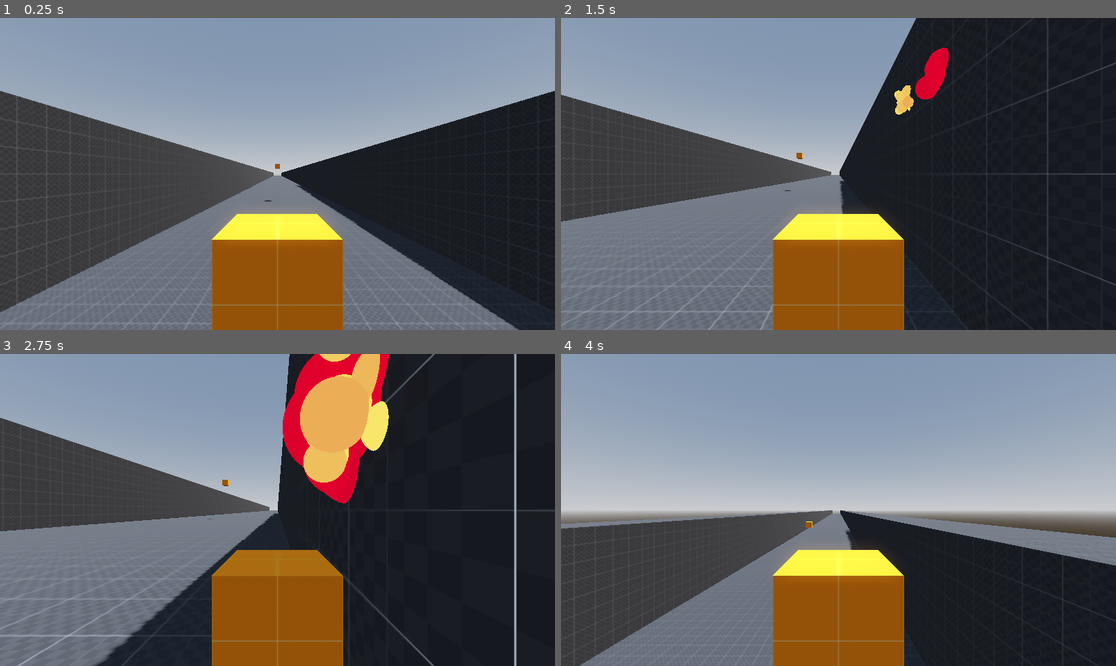
Above: before the commit, frames 1-4 (two rows, left to right).
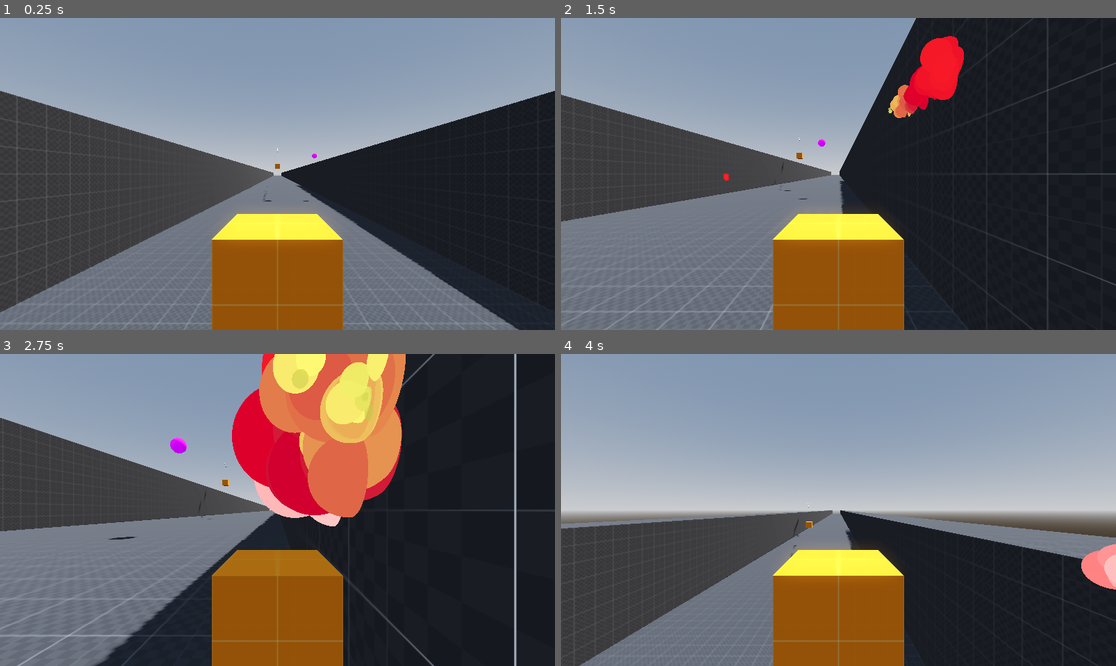
Above: after the commit, the same moments.

Repository: DrOtter3000/vfursquadron
Game: Godot game, scene res://levels/sandbox.tscn
Same seed, same stepped clock (60 frames per second), same inputs: the game is played once before the commit and once after it.
Inputs (mouse positions are in pixels of both pictures, inside the frame that each line leads up to):
- Up to frame 1 (0.25 s): no input
- Up to frame 2 (1.5 s): move the mouse to (960, 158) at 0.52 s; press the mouse at (960, 158) at 0.53 s; hold D (right) 0.53-1.28 s; move the mouse to (727, 189) at 1.27 s; release the mouse at (727, 189) at 1.28 s; hold S (down) from 1.28 s (still down); tap Space (boost) at 1.35 s
- Up to frame 3 (2.75 s): click (166, 525) at 1.55 s; move the mouse to (333, 441) at 2.02 s; release S (down) at 2.03 s; press the mouse at (333, 441) at 2.03 s; hold D (right) from 2.03 s (still down)
- Up to frame 4 (4 s): move the mouse to (810, 572) at 2.77 s; release D (right) at 2.78 s; release the mouse at (810, 572) at 2.78 s; hold W (up) 2.78-3.53 s; click (810, 572) at 2.85 s; move the mouse to (1005, 556) at 3.52 s; hold A (left) from 3.53 s (still down); hold Space (boost) from 3.53 s (still down); click (1005, 556) at 3.8 s

The runs differ from the first frame. In frame 1, less than 0.1% of the frame differs, in the area x 47-58%, y 41-59%; in frame 2, 1.5%; in frame 3, 13%, in the area x 19-74%, y 0-60%; in frame 4, 0.7%.

Commit message:
add projectile

Diff:
--- a/enemies/enemy.gd
+++ b/enemies/enemy.gd
@@ -2,16 +2,30 @@
 extends CharacterBody3D
 
 @export var max_hitpoints := 3
+@export var range := 500
 
 var hitpoints
+var player_model
+
+@onready var player_raycast: RayCast3D = $PlayerRaycast
+
 
 func _ready() -> void:
 	hitpoints = max_hitpoints
+	player_model = get_tree().get_first_node_in_group("PlayerModel")
 
-func take_damage(value):
+func _process(delta: float) -> void:
+	look_for_player()
+
+func look_for_player() -> void:
+	player_raycast.force_raycast_update()
+	player_raycast.look_at(player_model.global_position)
+	var collider = player_raycast.get_collider()
+
+func take_damage(value) -> void:
 	hitpoints -= value
 	if hitpoints <= 0:
 		die()
 
-func die():
+func die() -> void:
 	queue_free()
--- a/enemies/enemy.tscn
+++ b/enemies/enemy.tscn
@@ -6,6 +6,8 @@
 [sub_resource type="BoxShape3D" id="BoxShape3D_7frlh"]
 
 [sub_resource type="BoxMesh" id="BoxMesh_orwns"]
+
+[sub_resource type="BoxMesh" id="BoxMesh_7frlh"]
 
 [node name="Enemy" type="CharacterBody3D"]
 script = ExtResource("1_fw1ev")
@@ -18,3 +20,12 @@
 transform = Transform3D(1, 0, 0, 0, 1, 0, 0, 0, 1, 0, 0.5, 0)
 material_override = ExtResource("2_7frlh")
 mesh = SubResource("BoxMesh_orwns")
+
+[node name="PlayerRaycast" type="RayCast3D" parent="."]
+transform = Transform3D(1, 0, 0, 0, 1, 0, 0, 0, 1, 0, 3.40491, 0)
+target_position = Vector3(0, 0, -200)
+collision_mask = 7
+
+[node name="MeshInstance3D" type="MeshInstance3D" parent="PlayerRaycast"]
+transform = Transform3D(0.1, 0, 0, 0, 0.1, 0, 0, 0, 56, 0, 0, 29)
+mesh = SubResource("BoxMesh_7frlh")
--- a/levels/sandbox.tscn
+++ b/levels/sandbox.tscn
@@ -1,8 +1,9 @@
-[gd_scene load_steps=14 format=3 uid="uid://bon2en10rgk0q"]
+[gd_scene load_steps=15 format=3 uid="uid://bon2en10rgk0q"]
 
 [ext_resource type="Material" uid="uid://dnn878n0pqjbk" path="res://materials/prototype_grey.tres" id="1_wfhpi"]
 [ext_resource type="PackedScene" uid="uid://djl7nc8bcdtcj" path="res://player/player.tscn" id="2_whpuv"]
 [ext_resource type="PackedScene" uid="uid://2siyhi3k1t1g" path="res://enemies/enemy.tscn" id="3_85hcc"]
+[ext_resource type="PackedScene" uid="uid://dj0xfmo5m380o" path="res://projectiles/projectile.tscn" id="4_7he1i"]
 
 [sub_resource type="ProceduralSkyMaterial" id="ProceduralSkyMaterial_whpuv"]
 sky_horizon_color = Color(0.662243, 0.671743, 0.686743, 1)
@@ -122,3 +123,6 @@
 
 [node name="Enemy" parent="." instance=ExtResource("3_85hcc")]
 transform = Transform3D(1, 0, 0, 0, 1, 0, 0, 0, 1, 0, 6, -39)
+
+[node name="Projectile" parent="." instance=ExtResource("4_7he1i")]
+transform = Transform3D(1, 0, 0, 0, 1, 0, 0, 0, 1, 8, 9, -42)
--- a/particles/hit_particles.gd
+++ b/particles/hit_particles.gd
@@ -1,7 +1,6 @@
 extends GPUParticles3D
 
+@onready var animation_player: AnimationPlayer = $AnimationPlayer
+
 func _ready() -> void:
-	emitting = true
-
-func _on_timer_timeout() -> void:
-	queue_free()
+	animation_player.play("explode")
--- a/particles/hit_particles.tscn
+++ b/particles/hit_particles.tscn
@@ -35,6 +35,104 @@
 lightmap_size_hint = Vector2i(17, 9)
 material = SubResource("StandardMaterial3D_htgy1")
 
+[sub_resource type="Animation" id="Animation_nfddx"]
+length = 0.001
+tracks/0/type = "value"
+tracks/0/imported = false
+tracks/0/enabled = true
+tracks/0/path = NodePath(".:emitting")
+tracks/0/interp = 1
+tracks/0/loop_wrap = true
+tracks/0/keys = {
+"times": PackedFloat32Array(0),
+"transitions": PackedFloat32Array(1),
+"update": 1,
+"values": [false]
+}
+tracks/1/type = "value"
+tracks/1/imported = false
+tracks/1/enabled = true
+tracks/1/path = NodePath("OmniLight3D:light_energy")
+tracks/1/interp = 1
+tracks/1/loop_wrap = true
+tracks/1/keys = {
+"times": PackedFloat32Array(0),
+"transitions": PackedFloat32Array(1),
+"update": 0,
+"values": [0.0]
+}
+tracks/2/type = "value"
+tracks/2/imported = false
+tracks/2/enabled = true
+tracks/2/path = NodePath("OmniLight3D:light_color")
+tracks/2/interp = 1
+tracks/2/loop_wrap = true
+tracks/2/keys = {
+"times": PackedFloat32Array(0),
+"transitions": PackedFloat32Array(1),
+"update": 0,
+"values": [Color(1, 1, 1, 1)]
+}
+
+[sub_resource type="Animation" id="Animation_u448n"]
+resource_name = "explode"
+tracks/0/type = "value"
+tracks/0/imported = false
+tracks/0/enabled = true
+tracks/0/path = NodePath(".:emitting")
+tracks/0/interp = 1
+tracks/0/loop_wrap = true
+tracks/0/keys = {
+"times": PackedFloat32Array(0),
+"transitions": PackedFloat32Array(1),
+"update": 1,
+"values": [true]
+}
+tracks/1/type = "method"
+tracks/1/imported = false
+tracks/1/enabled = true
+tracks/1/path = NodePath(".")
+tracks/1/interp = 1
+tracks/1/loop_wrap = true
+tracks/1/keys = {
+"times": PackedFloat32Array(1),
+"transitions": PackedFloat32Array(1),
+"values": [{
+"args": [],
+"method": &"queue_free"
+}]
+}
+tracks/2/type = "value"
+tracks/2/imported = false
+tracks/2/enabled = true
+tracks/2/path = NodePath("OmniLight3D:light_energy")
+tracks/2/interp = 1
+tracks/2/loop_wrap = true
+tracks/2/keys = {
+"times": PackedFloat32Array(0, 0.0173155, 0.0394408),
+"transitions": PackedFloat32Array(1, 1, 1),
+"update": 0,
+"values": [0.0, 2.0, 0.0]
+}
+tracks/3/type = "value"
+tracks/3/imported = false
+tracks/3/enabled = true
+tracks/3/path = NodePath("OmniLight3D:light_color")
+tracks/3/interp = 1
+tracks/3/loop_wrap = true
+tracks/3/keys = {
+"times": PackedFloat32Array(0, 0.0182774, 0.0394408),
+"transitions": PackedFloat32Array(1, 1, 1),
+"update": 0,
+"values": [Color(1, 1, 1, 1), Color(0.768627, 1, 0, 1), Color(1, 0.239216, 0, 1)]
+}
+
+[sub_resource type="AnimationLibrary" id="AnimationLibrary_nfddx"]
+_data = {
+&"RESET": SubResource("Animation_nfddx"),
+&"explode": SubResource("Animation_u448n")
+}
+
 [node name="HitParticles" type="GPUParticles3D"]
 emitting = false
 amount = 12
@@ -46,11 +144,9 @@
 script = ExtResource("1_u448n")
 
 [node name="OmniLight3D" type="OmniLight3D" parent="."]
-light_energy = 5.0
-omni_range = 1.0
+light_energy = 0.0
 
-[node name="Timer" type="Timer" parent="."]
-wait_time = 0.5
-autostart = true
-
-[connection signal="timeout" from="Timer" to="." method="_on_timer_timeout"]
+[node name="AnimationPlayer" type="AnimationPlayer" parent="."]
+libraries = {
+&"": SubResource("AnimationLibrary_nfddx")
+}
--- a/player/player.gd
+++ b/player/player.gd
@@ -1,6 +1,4 @@
 extends Node3D
-
-# TODO: Try RigidBody
 
 @export_category("Player Stats")
 @export var max_hitpoints := 5
@@ -26,6 +24,7 @@
 @onready var camera: Camera3D = $Model/Camera3D
 @onready var aim_raycast: RayCast3D = $Model/Camera3D/AimRaycast
 @onready var fire_rate_timer: Timer = $FireRateTimer
+
 
 func _ready() -> void:
 	model.max_pos_x = max_pos_x
@@ -68,6 +67,5 @@
 		get_tree().get_root().add_child(hit_particles)
 		hit_particles.global_position = hit_position
 
-
 func _on_fire_rate_timer_timeout() -> void:
 	primary_fire_ready = true
--- a/player/player.tscn
+++ b/player/player.tscn
@@ -11,9 +11,10 @@
 
 [node name="Player" type="Node3D"]
 script = ExtResource("1_rkbax")
+fire_rate = 100.0
 hit_particle_instance = ExtResource("2_yw30f")
 
-[node name="Model" type="CharacterBody3D" parent="."]
+[node name="Model" type="CharacterBody3D" parent="." groups=["PlayerModel"]]
 collision_mask = 6
 script = ExtResource("2_g1dw6")
 
--- /dev/null
+++ b/projectiles/projectile.gd
@@ -0,0 +1,22 @@
+extends Area3D
+
+@export var speed := 10
+
+var player_model
+var player_pos
+var direction
+var last_pos
+
+
+func _ready() -> void:
+	# TODO: take data from enemy
+	player_model = get_tree().get_first_node_in_group("PlayerModel")
+	player_pos = player_model.global_position
+	look_at(player_pos)
+
+func _process(delta: float) -> void:
+	process_movement(delta)
+
+func process_movement(delta):
+	last_pos = global_position
+	global_position -= global_transform.basis.z * speed * delta
--- /dev/null
+++ b/projectiles/projectile.tscn
@@ -0,0 +1,22 @@
+[gd_scene load_steps=5 format=3 uid="uid://dj0xfmo5m380o"]
+
+[ext_resource type="Script" uid="uid://7anbba58p0qg" path="res://projectiles/projectile.gd" id="1_wrf7x"]
+
+[sub_resource type="StandardMaterial3D" id="StandardMaterial3D_kixk3"]
+albedo_color = Color(1, 0, 1, 1)
+emission_enabled = true
+emission = Color(0.562676, 0.00258, 0.829079, 1)
+
+[sub_resource type="SphereMesh" id="SphereMesh_wrf7x"]
+material = SubResource("StandardMaterial3D_kixk3")
+
+[sub_resource type="SphereShape3D" id="SphereShape3D_kixk3"]
+
+[node name="Projectile" type="Area3D"]
+script = ExtResource("1_wrf7x")
+
+[node name="MeshInstance3D" type="MeshInstance3D" parent="."]
+mesh = SubResource("SphereMesh_wrf7x")
+
+[node name="CollisionShape3D" type="CollisionShape3D" parent="."]
+shape = SubResource("SphereShape3D_kixk3")
Not shown: 1 places in enemies/enemy.tscn that only renumber resources
Not shown: 1 places in particles/hit_particles.tscn that only renumber resources
Not shown, added: projectiles/projectile.gd.uid
